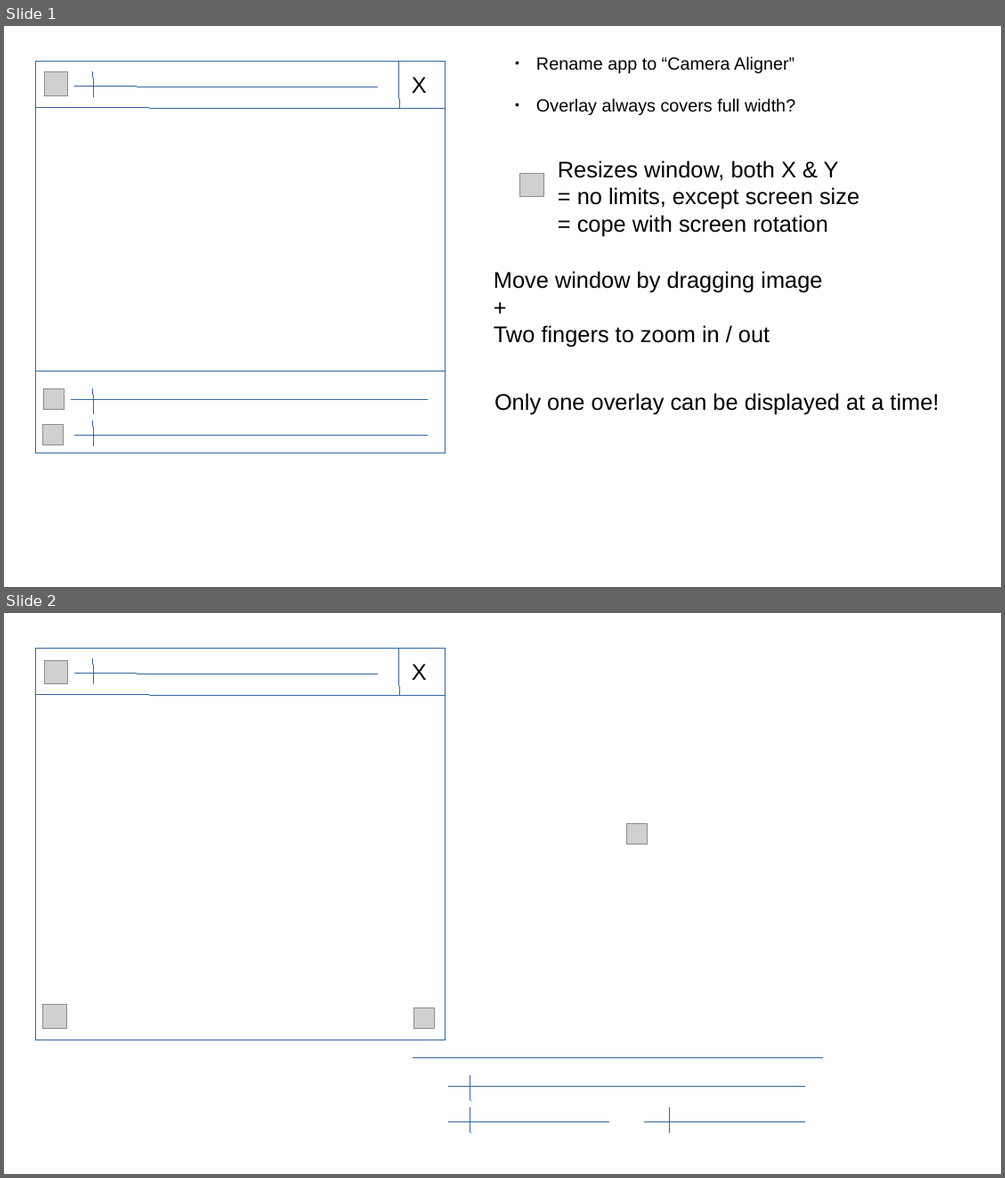
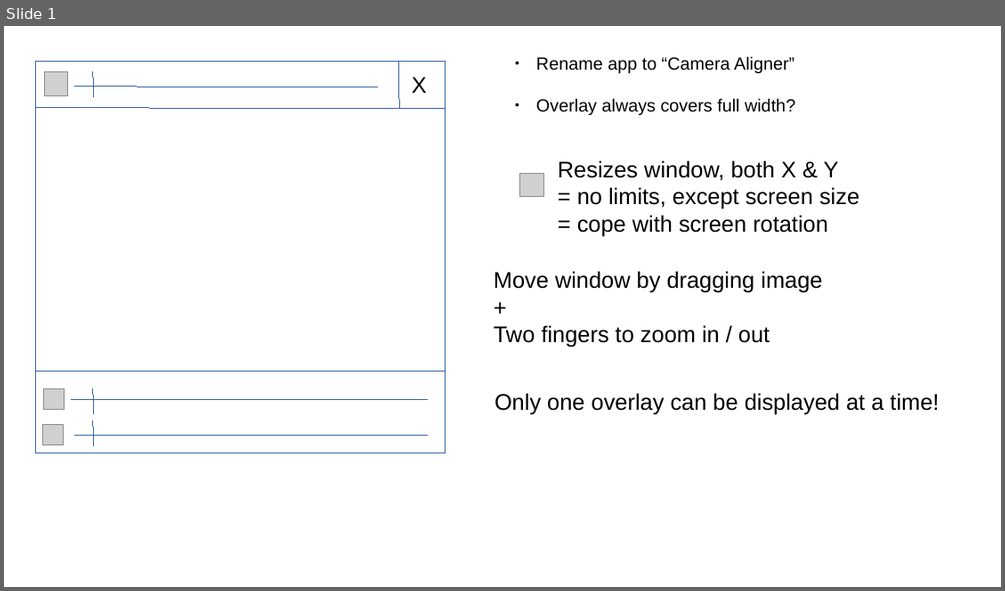
Before and after one commit to jameshnsears/CameraOverlay, a slide deck: docs/overlay-window.odp. Shown one above the other, each under a label of ours: slides 1 and 2 before the commit, slide 1 after it. The pictures are 1005x1178 and 1005x591 pixels, drawn with LibreOffice and Linux fonts; fonts in the diff are those of the drawing; grey boxes stand for pictures. Boxes give left, top, right and bottom in pixels: in the first picture for what was removed or moved away, otherwise in the second. Text is boxed around its words. In the diff, an @@ line names an element or a change of style, - is before the commit and + after.

```diff
--- a/docs/overlay-window.odp
+++ b/docs/overlay-window.odp
@@ slide 2 removed at box(4, 613, 1001, 1174), background #FFFFFF @@
@@ rectangle removed at box(36, 649, 445, 1040) @@
@@ picture removed at box(45, 661, 68, 684) @@
@@ line removed from (93, 659) to (93, 684) @@
@@ line removed from (399, 649) to (399, 695) @@
@@ text removed at box(412, 664, 427, 680) @@
-X
@@ line removed from (75, 674) to (378, 674) @@
@@ line removed from (36, 695) to (445, 695) @@
@@ picture removed at box(627, 824, 648, 844) @@
@@ picture removed at box(43, 1005, 66, 1028) @@
@@ picture removed at box(414, 1008, 436, 1030) @@
@@ line removed from (413, 1058) to (824, 1058) @@
@@ line removed from (449, 1087) to (805, 1087) @@
@@ line removed from (470, 1076) to (470, 1101) @@
@@ line removed from (470, 1108) to (470, 1133) @@
@@ line removed from (670, 1108) to (670, 1133) @@
@@ line removed from (449, 1122) to (609, 1122) @@
@@ line removed from (646, 1122) to (805, 1122) @@
```
Also in this commit, not shown: 26 other files.
